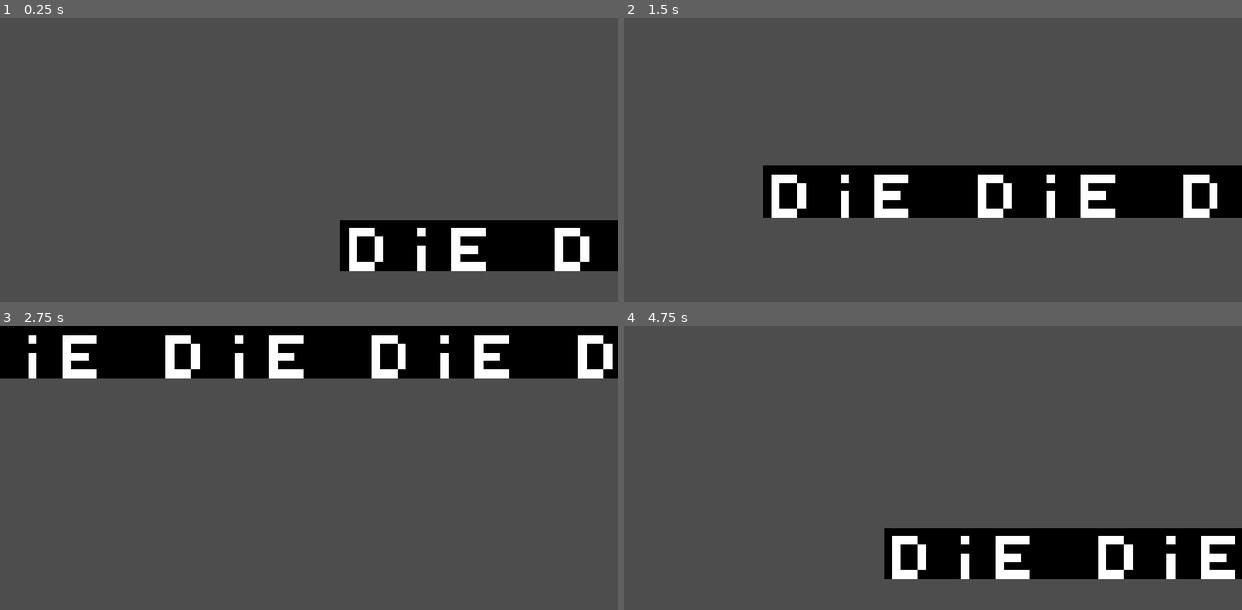
Above: before the commit, frames 1-4 (two rows, left to right).
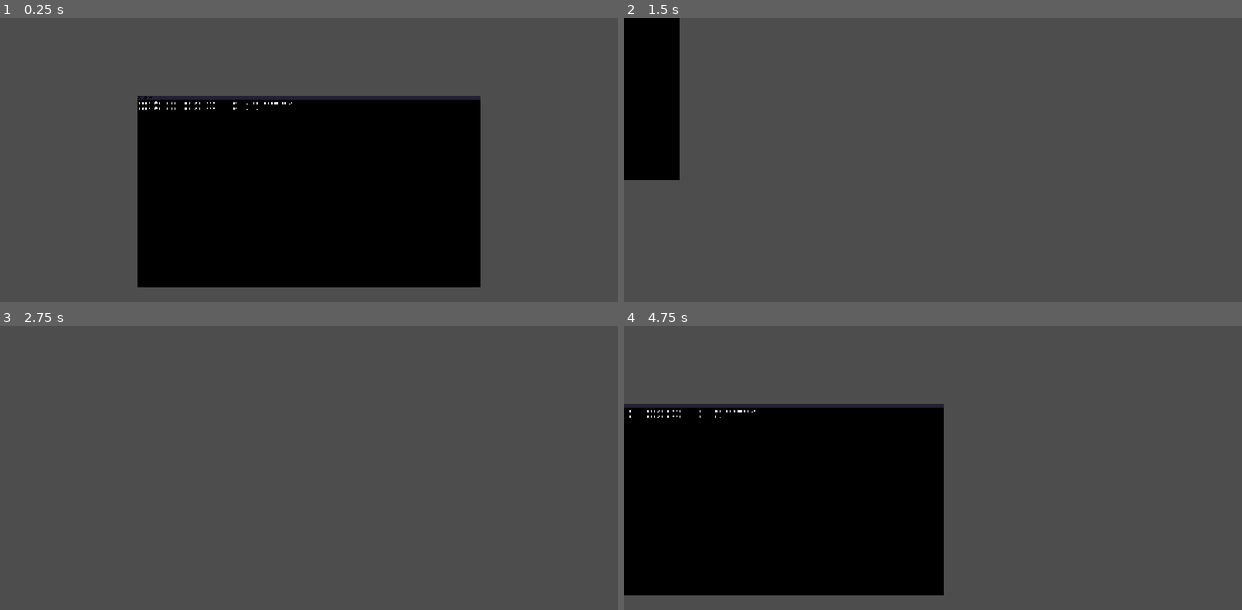
Above: after the commit, the same moments.

Repository: Ranger-Yev/project_sequence
Game: Godot game, scene res://hacking_terminal.tscn
Two runs of this game, one before a commit and one after it. Both use one fixed random seed, a clock stepped at 60 frames per second and the inputs below. The project has no main scene, so this scene is started directly.
Inputs (mouse positions are in pixels of both pictures, inside the frame that each line leads up to):
- Up to frame 1 (0.25 s): no input
- Up to frame 2 (1.5 s): tap Enter (ui_accept) at 0.5, 0.77 s; move the mouse to (1068, 174) at 0.52 s; hold Right (ui_right) 0.53-1.28 s; tap Mouse wheel down (Scroll_Down, bound only after the commit) at 0.6 s; tap Mouse wheel up (Scroll_Up, bound only after the commit) at 0.8, 1.35 s; move the mouse to (809, 208) at 1.27 s; hold Down (ui_down) from 1.28 s (still down)
- Up to frame 3 (2.75 s): tap Enter (ui_accept) at 1.52 s; tap Mouse wheel down (Scroll_Down, bound only after the commit) at 1.55, 2.1 s; move the mouse to (370, 422) at 2.02 s; release Down (ui_down) at 2.03 s; hold Right (ui_right) from 2.03 s (still down); tap Mouse wheel up (Scroll_Up, bound only after the commit) at 2.3 s
- Up to frame 4 (4.75 s): move the mouse to (902, 570) at 2.77 s; release Right (ui_right) at 2.78 s; hold Up (ui_up) 2.78-3.53 s; tap Mouse wheel up (Scroll_Up, bound only after the commit) at 2.85, 3.8, 4.35 s; tap Enter (ui_accept) at 3.02, 3.77, 4.52 s; tap Mouse wheel down (Scroll_Down, bound only after the commit) at 3.05, 3.6, 4.55 s; move the mouse to (1118, 550) at 3.52 s; hold Left (ui_left) from 3.53 s (still down); move the mouse to (747, 448) at 4.27 s

The runs differ from the first frame. In frame 1, 38% of the frame differs, in the area x 22-100%, y 27-95%; in frame 2, 19%; in frame 3, 18%; in frame 4, 42%, in the area x 0-100%, y 27-95%.

Commit message:
Added basic formatting, now has line breaksgit add .git add . Also remade the function to work in one frame and be fully standalone (no need for a process function inside the text engine node).

Diff:
--- a/Scripts/hacking_terminal.gd
+++ b/Scripts/hacking_terminal.gd
@@ -1,9 +1,19 @@
 extends Node2D
 @onready var text_engine = $text_engine
+@onready var camera = $Camera2D
+@onready var start_position = $start_of_terminal.global_position + Vector2(0,5)
 var to_do = 0
-var sts = "DIE DIE DIE DIE"
+var sts = "guest@tinkle-tboard-t415e-wifi1:~$ cd Documents/&guest@tinkle-tboard-t415e-wifi1:~$ ls"
+var cur_zoom = Vector2(1,1)
+
 
 func _process(_delta: float) -> void:
 	if to_do == 0:
-		text_engine.spawn_let(1, sts)
+		text_engine.spawn_let(1, sts, 0.0625, start_position)
 		to_do += 1
+
+	if Input.is_action_just_pressed("Scroll_Up") and not cur_zoom > Vector2(6,6):
+		cur_zoom += Vector2(0.1, 0.1)
+	if  Input.is_action_just_pressed("Scroll_Down") and not cur_zoom < Vector2(0.5,0.5):
+		cur_zoom -= Vector2(0.1, 0.1)
+	camera.zoom = cur_zoom
--- a/Scripts/text_engine.gd
+++ b/Scripts/text_engine.gd
@@ -2,7 +2,7 @@
 @onready var letters = $letters
 var letter: PackedScene = preload("res://letter.tscn")
 var alphabet_t = ["a","b","c","d","e","f","g","h","i","j","k","l","m","n","o","p",
-"q","r","s","t","u","v","w","x","y","z","!","?","*sf*","*ff*"]
+"q","r","s","t","u","v","w","x","y","z","!","?","*sf*","*ff*"," "]
 var alphabet_p = ["a","b","c","d","e","f","g","h","i","j","k","l","m","n","o","p",
 "q","r","s","t","u","v","w","x","y","z","1","2","3","4","5","6","7","8","9","0","!","?",
 "/","|","@","#","$","*","(",")","'", '"', "~", "\\", "<", ">", ".", ",", "[", "]", "{",
@@ -10,25 +10,28 @@
 
 # var dimensions = Vector2(96, 96) # character dimensions
 
-var pos = Vector2(10,100)
-
 func tinkle_index_finder(arr: Array) -> Array:
 	var lti = [] # letter to index - encode sts into all integer indexes
-	for i in arr:
-		if i in alphabet_t:
+	for i in range(0,len(arr)):
+		if arr[i] in alphabet_t:
 			#print(i, " is in the tinkle_type.")
-			lti.append(alphabet_t.find(i))
+			lti.append(alphabet_t.find(arr[i]))
+		elif arr[i] == "*" and arr[i + 1] == "*":
+			lti.append(412)
 	return lti
 
 func prog_index_finder(arr: Array) -> Array:
 	var lti = [] # letter to index - encode sts into all integer indexes
-	for i in arr:
-		if i in alphabet_p:
+	for i in range(0,len(arr)):
+		if arr[i] == "&":
+			lti.append(412)
+		elif arr[i] in alphabet_p:
 			#print(i, " is in the prog_type.")
-			lti.append(alphabet_p.find(i))
+			lti.append(alphabet_p.find(arr[i]))
 	return lti
 
-func spawn_let(font: int, str_to_convert: String) -> void: # font = index of font, let = index - 1
+func spawn_let(font: int, str_to_convert: String, size: float, start_pos: Vector2) -> void: # font = index of font, let = index - 1
+	var pos = start_pos
 	var arr = []
 	for i in str_to_convert:
 		arr.append(i.to_lower())
@@ -39,23 +42,30 @@
 	elif font == 1:
 		font_name = "prog_type"
 		arr = prog_index_finder(arr)
-
+	#print(arr)
 	for i in range(0, len(arr)):
-		pos.x += 96
-		var let = arr[i]
-		var new_letter = letter.instantiate() as AnimatedSprite2D
-		new_letter.global_position = pos
-		letters.add_child(new_letter)
-		new_letter.animation = font_name
-		match font: # error handling (if index of character too big, divide and use remainder as index
-			0: # tinkle_type
-				#print(len(alphabet_t)) # max char 30
-				if let > 30:
-					print("ERROR: Index out of range - Tinkle Type only has 30 characters. Dividing and using the remainder as the index.")
-					let = let % 30
-			1: # prog_type
-				#print(len(alphabet_p)) # max char 64
-				if let > 64:
-					print("ERROR: Index out of range - Prog Type only has 64 characters. Dividing and using the remainder as the index.")
-					let = let % 63
-		new_letter.frame = let
+		if arr[i] == 412:
+			pos = start_pos + Vector2(0, 10)
+		elif alphabet_p[arr[i] % 64] == " " or alphabet_t[arr[i] % 30] == " ":
+			pos.x += 64 * size
+		else:
+			pos.x += 96 * size
+			var let = arr[i]
+			var new_letter = letter.instantiate() as AnimatedSprite2D
+			new_letter.global_position = pos
+			letters.add_child(new_letter)
+			new_letter.animation = font_name
+			match font: # error handling (if index of character too big, divide and use remainder as index
+				0: # tinkle_type
+					#print(len(alphabet_t)) # max char 30
+					if let > 30:
+						print("ERROR: Index out of range - Tinkle Type only has 30 characters. Dividing and using the remainder as the index.")
+						let = let % 30
+				1: # prog_type
+					#print(len(alphabet_p)) # max char 64
+					if let > 64:
+						print("ERROR: Index out of range - Prog Type only has 64 characters. Dividing and using the remainder as the index.")
+						let = let % 63
+			new_letter.frame = let
+			var new_scale = size * Vector2(1,1)
+			new_letter.scale = new_scale
--- a/camera_2d.gd
+++ b/camera_2d.gd
@@ -1,7 +1,7 @@
 extends Camera2D
 
 @onready var itself = $"."
-const SPEED = 500
+const SPEED = 1000
 
 # Called when the node enters the scene tree for the first time.
 func _ready() -> void:
--- a/hacking_terminal.tscn
+++ b/hacking_terminal.tscn
@@ -3,6 +3,7 @@
 [ext_resource type="Script" uid="uid://doech64if7nux" path="res://Scripts/hacking_terminal.gd" id="1_sbmf2"]
 [ext_resource type="PackedScene" uid="uid://5nbysowujrgb" path="res://text_engine.tscn" id="2_gl8d6"]
 [ext_resource type="Script" uid="uid://3s8a08m061dt" path="res://camera_2d.gd" id="3_hg6ib"]
+[ext_resource type="Texture2D" uid="uid://dfjeeeu45xv0h" path="res://Art/haxor_terminal.png" id="4_lymhn"]
 
 [node name="hacking_terminal" type="Node2D" unique_id=1315691073]
 script = ExtResource("1_sbmf2")
@@ -11,3 +12,9 @@
 
 [node name="Camera2D" type="Camera2D" parent="." unique_id=652035923]
 script = ExtResource("3_hg6ib")
+
+[node name="HaxorTerminal" type="Sprite2D" parent="." unique_id=499640777]
+texture = ExtResource("4_lymhn")
+
+[node name="start_of_terminal" type="Marker2D" parent="." unique_id=1949213833]
+position = Vector2(-320, -170)
--- a/letter.tscn
+++ b/letter.tscn
@@ -1,6 +1,6 @@
 [gd_scene format=3 uid="uid://di6e0eej8okqg"]
 
-[ext_resource type="Texture2D" uid="uid://b8janef2ac365" path="res://Art/fonts/prog_type_font_sheet.png" id="1_57kop"]
+[ext_resource type="Texture2D" uid="uid://qnxh8bvpssuy" path="res://Art/fonts/prog_type_font_sprite_sheet.png" id="1_57kop"]
 [ext_resource type="Texture2D" uid="uid://dtnyjjdchah0n" path="res://Art/fonts/font.png" id="1_r6swm"]
 [ext_resource type="Script" uid="uid://d4dc2f3w6l4u8" path="res://Scripts/letter.gd" id="2_5gbsb"]
 
@@ -678,5 +678,4 @@
 [node name="Letter" type="AnimatedSprite2D" unique_id=1408741801]
 sprite_frames = SubResource("SpriteFrames_s37yc")
 animation = &"prog_type"
-frame_progress = 0.8791596
 script = ExtResource("2_5gbsb")
--- a/project.godot
+++ b/project.godot
@@ -19,6 +19,24 @@
 window/stretch/mode="canvas_items"
 window/stretch/aspect="expand"
 
+[input]
+
+Scroll_Up={
+"deadzone": 0.2,
+"events": [Object(InputEventMouseButton,"resource_local_to_scene":false,"resource_name":"","device":-1,"window_id":0,"alt_pressed":false,"shift_pressed":false,"ctrl_pressed":false,"meta_pressed":false,"button_mask":8,"position":Vector2(178, 22),"global_position":Vector2(187, 70),"factor":1.0,"button_index":4,"canceled":false,"pressed":true,"double_click":false,"script":null)
+]
+}
+Scroll_Down={
+"deadzone": 0.2,
+"events": [Object(InputEventMouseButton,"resource_local_to_scene":false,"resource_name":"","device":-1,"window_id":0,"alt_pressed":false,"shift_pressed":false,"ctrl_pressed":false,"meta_pressed":false,"button_mask":16,"position":Vector2(396, 18),"global_position":Vector2(405, 66),"factor":1.0,"button_index":5,"canceled":false,"pressed":true,"double_click":false,"script":null)
+]
+}
+MMB={
+"deadzone": 0.2,
+"events": [Object(InputEventMouseButton,"resource_local_to_scene":false,"resource_name":"","device":-1,"window_id":0,"alt_pressed":false,"shift_pressed":false,"ctrl_pressed":false,"meta_pressed":false,"button_mask":4,"position":Vector2(122, 15),"global_position":Vector2(131, 63),"factor":1.0,"button_index":3,"canceled":false,"pressed":true,"double_click":false,"script":null)
+]
+}
+
 [physics]
 
 3d/physics_engine="Jolt Physics"
Binary file changed: Art/fonts/prog_type_font_ase.aseprite
Binary file removed: Art/fonts/prog_type_font_sheet.png
Binary file added: Art/fonts/prog_type_font_sprite_sheet.png
Not shown, added: Art/fonts/prog_type_font_sprite_sheet.png.import
Not shown, added: Screenshot 2026-09-30 07.45.24.png.import
